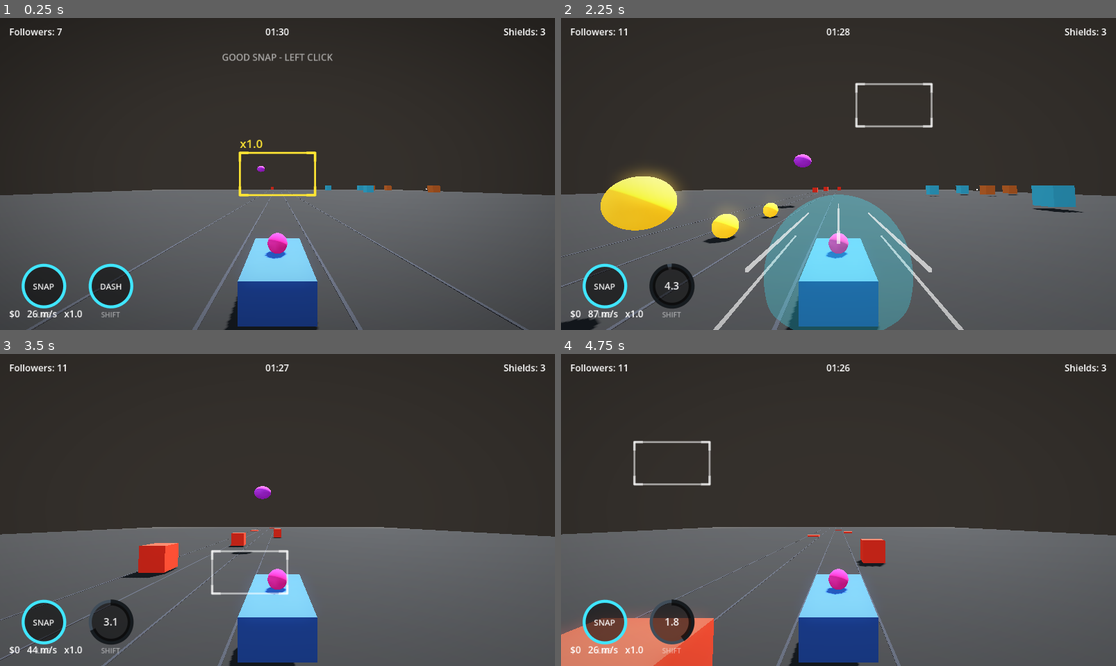
Above: before the commit, frames 1-4 (two rows, left to right).
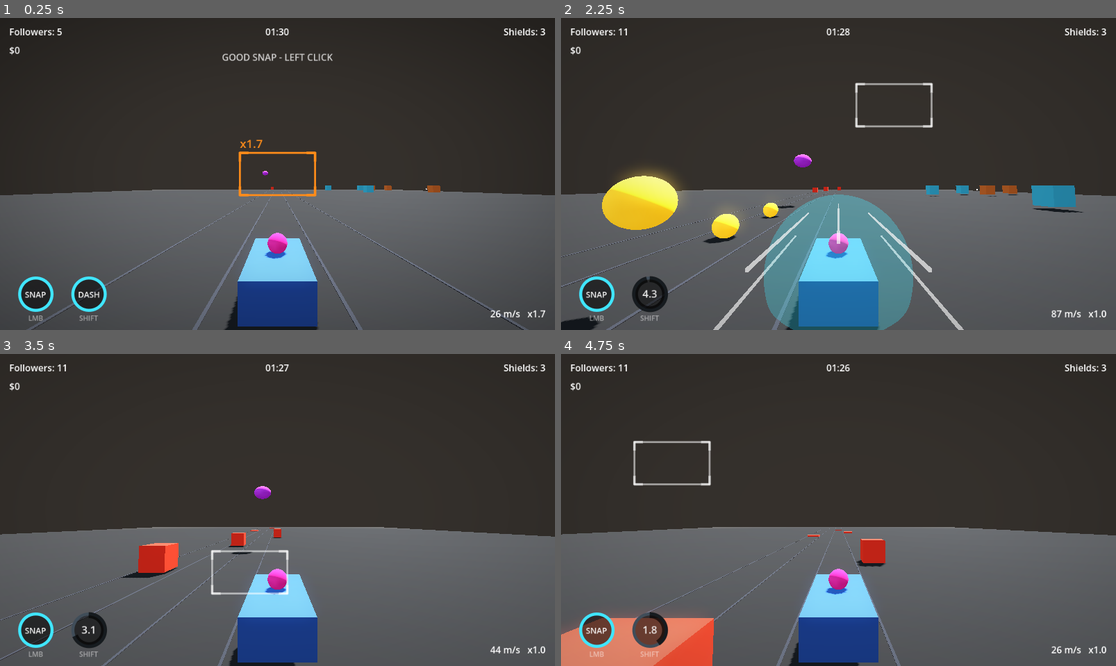
Above: after the commit, the same moments.

Repository: Wasumyon/war-idols
Game: Godot game, scene res://slice.tscn
The game is run twice, just before and just after one commit, with the same random seed, the same clock (stepped at 60 frames per second) and the same inputs. This scene is started directly instead of the project's main scene.
Inputs (mouse positions are in pixels of both pictures, inside the frame that each line leads up to):
- Up to frame 1 (0.25 s): no input
- Up to frame 2 (2.25 s): tap Enter at 0.5 s; move the mouse to (960, 158) at 0.52 s; hold D (turnRight) 0.53-1.28 s; tap Ctrl (drift) at 0.6 s; click (960, 158) at 0.67 s; tap Space (jump) at 0.77, 1.52 s; move the mouse to (727, 189) at 1.27 s; hold S (brake) 1.28-2.03 s; tap R at 1.35 s; move the mouse to (894, 105) at 2.02 s; hold D (turnRight) from 2.03 s (still down); hold Shift from 2.03 s (still down)
- Up to frame 3 (3.5 s): move the mouse to (249, 572) at 2.77 s; release D (turnRight) at 2.78 s; release Shift at 2.78 s; hold W (accelerate) from 2.78 s (still down); tap Enter at 2.85 s; click (249, 572) at 2.92 s; tap Space (jump) at 3.02 s
- Up to frame 4 (4.75 s): move the mouse to (1005, 556) at 3.52 s; release W (accelerate) at 3.53 s; hold A (turnLeft) from 3.53 s (still down); tap Ctrl (drift) at 3.6 s; tap Space (jump) at 3.77, 4.52 s; move the mouse to (672, 463) at 4.27 s; tap R at 4.35 s

The runs differ from the first frame. In frame 1, 2.9% of the frame differs, in the area x 1-99%, y 3-98%; in frame 2, 2.4%; in frame 3, 2.2%; in frame 4, 2.4%.

Commit message:
HUD: smaller cooldown bubbles, money under followers, speed bottom-right; drones spawn further back and fire closer

Diff:
--- a/car/slice.tscn
+++ b/car/slice.tscn
@@ -218,7 +218,14 @@
 offset_top = 12.0
 offset_right = 320.0
 offset_bottom = 40.0
-text = "Footage: 0"
+text = "Followers: 0"
+
+[node name="Money" type="Label" parent="HUD"]
+offset_left = 16.0
+offset_top = 44.0
+offset_right = 320.0
+offset_bottom = 72.0
+text = "$0"
 
 [node name="Shields" type="Label" parent="HUD"]
 anchors_preset = 1
@@ -243,16 +250,20 @@
 horizontal_alignment = 1
 
 [node name="Speed" type="Label" parent="HUD"]
-anchors_preset = 2
+anchors_preset = 3
+anchor_left = 1.0
 anchor_top = 1.0
-anchor_bottom = 1.0
-offset_left = 16.0
+anchor_right = 1.0
+anchor_bottom = 1.0
+offset_left = -280.0
 offset_top = -40.0
-offset_right = 220.0
+offset_right = -16.0
 offset_bottom = -12.0
 text = "26 m/s"
+horizontal_alignment = 2
 
 [node name="Cooldowns" type="Control" parent="HUD"]
+layout_mode = 3
 anchors_preset = 15
 anchor_right = 1.0
 anchor_bottom = 1.0
@@ -262,6 +273,7 @@
 script = ExtResource("7_cooldowns")
 
 [node name="SnapToast" type="Label" parent="HUD"]
+modulate = Color(1, 1, 1, 0)
 anchors_preset = 5
 anchor_left = 0.5
 anchor_right = 0.5
@@ -269,6 +281,5 @@
 offset_top = 56.0
 offset_right = 240.0
 offset_bottom = 92.0
-modulate = Color(1, 1, 1, 0)
 text = "GOOD SNAP - LEFT CLICK"
 horizontal_alignment = 1
--- a/car/slice/cooldown_bubbles.gd
+++ b/car/slice/cooldown_bubbles.gd
@@ -5,8 +5,8 @@
 
 const READY := Color(0.25, 0.9, 1.0)
 const COOL := Color(0.25, 0.3, 0.35)
-const RADIUS := 36.0
-const SPACING := 116.0
+const RADIUS := 28.0
+const SPACING := 92.0
 
 var _snap := {"rem": 0.0, "total": 5.0}
 var _dash := {"rem": 0.0, "total": 4.5}
@@ -24,9 +24,9 @@
 
 
 func _draw() -> void:
-	var y := size.y - 76.0
-	_draw_bubble(Vector2(76.0, y), _snap, "SNAP", "LMB")
-	_draw_bubble(Vector2(76.0 + SPACING, y), _dash, "DASH", "SHIFT")
+	var y := size.y - 62.0
+	_draw_bubble(Vector2(62.0, y), _snap, "SNAP", "LMB")
+	_draw_bubble(Vector2(62.0 + SPACING, y), _dash, "DASH", "SHIFT")
 
 
 func _draw_bubble(c: Vector2, item: Dictionary, label: String, key: String) -> void:
--- a/car/slice/drone.gd
+++ b/car/slice/drone.gd
@@ -31,7 +31,7 @@
 @export var lane_count: int = 5
 @export var lane_width: float = 4.0
 @export var max_active_pellets: int = 14
-@export var min_range: float = 22.0   # deadzone: holds fire when this close
+@export var min_range: float = 16.0   # deadzone: holds fire when this close
 
 var _runner: Node3D
 var _cool := 0.0
--- a/car/slice/lane_spawner.gd
+++ b/car/slice/lane_spawner.gd
@@ -23,8 +23,8 @@
 @export var flat_chance := 0.65
 
 # --- air layer ---
-@export var air_interval := 2.4
-@export var air_spawn_ahead := 130.0
+@export var air_interval := 2.0
+@export var air_spawn_ahead := 200.0
 @export var hover_chance := 0.4
 @export var max_hover := 2
 
--- a/car/slice/slice.gd
+++ b/car/slice/slice.gd
@@ -59,6 +59,7 @@
 @onready var reticle = $HUD/Reticle
 @onready var vignette: ColorRect = $HUD/Vignette
 @onready var points_label: Label = $HUD/Points
+@onready var money_label: Label = $HUD/Money
 @onready var shields_label: Label = $HUD/Shields
 @onready var speed_label: Label = $HUD/Speed
 @onready var time_label: Label = $HUD/Time
@@ -179,8 +180,9 @@
 
 func _update_hud(mult: float) -> void:
 	points_label.text = "Followers: %d" % int(followers)
+	money_label.text = "$%d" % int(money)
 	shields_label.text = "Shields: %d" % shields
-	speed_label.text = "$%d   %d m/s   x%.1f" % [int(money), int(runner.speed), mult]
+	speed_label.text = "%d m/s   x%.1f" % [int(runner.speed), mult]
 	var t := int(ceil(run_timer.time_left))
 	time_label.text = "%02d:%02d" % [int(t / 60.0), t % 60]
 
@@ -191,8 +193,9 @@
 	runner.alive = false
 	reticle.set_state(Vector2(-1000, -1000), 0, 1.0, RETICLE_W)
 	vignette.material.set_shader_parameter("intensity", VIG_BASE)
-	points_label.text = "RUN OVER  -  press R"
-	shields_label.text = "Followers: %d   $%d" % [int(followers), int(money)]
+	points_label.text = "Followers: %d" % int(followers)
+	money_label.text = "$%d" % int(money)
+	shields_label.text = "RUN OVER  -  press R"
 	speed_label.text = ""
 	time_label.text = "00:00"
 
